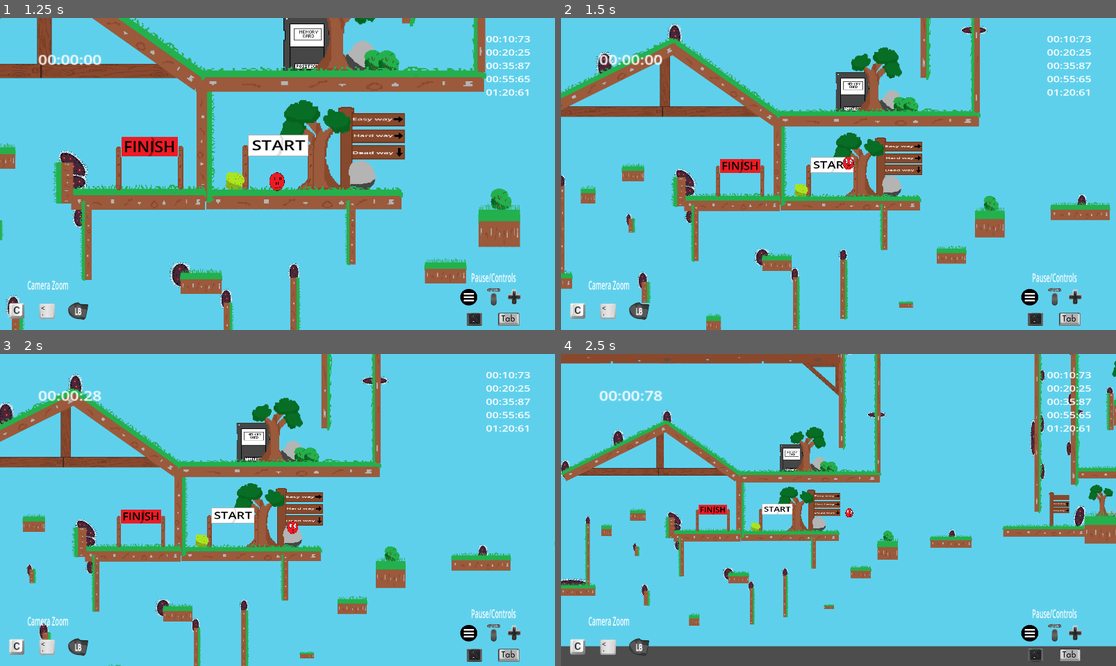
Above: before the commit, frames 1-4 (two rows, left to right).
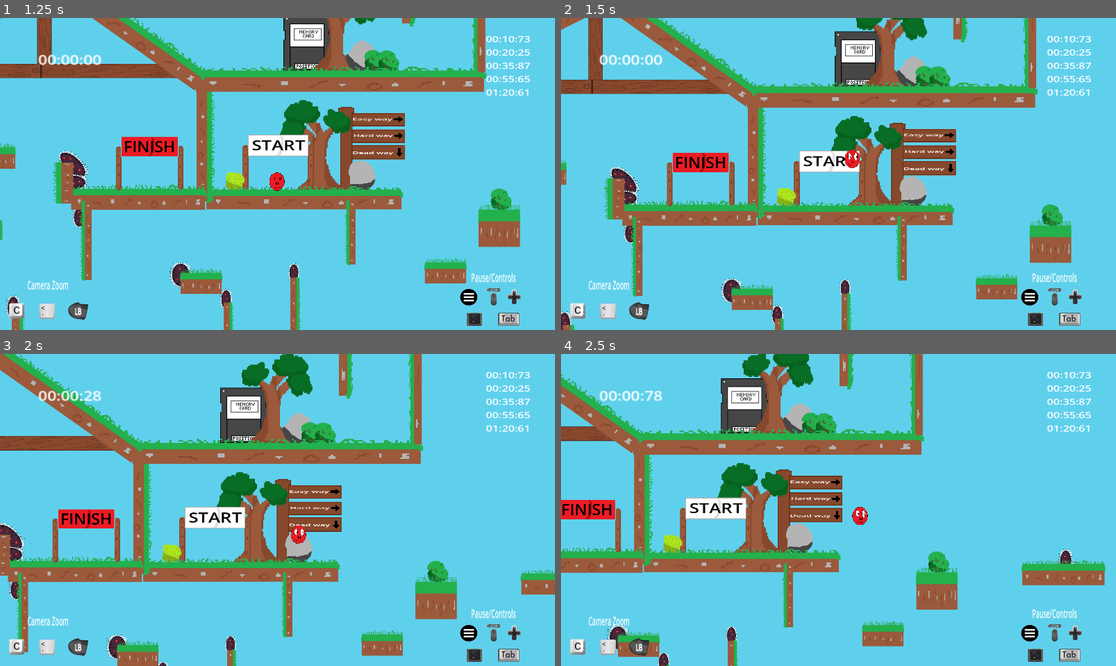
Above: after the commit, the same moments.

Repository: Mahnwe/TheBallThatWasUwU
Game: Godot game, scene res://Scenes/menu.tscn
The game is run twice, just before and just after one commit, with the same random seed, the same clock (stepped at 60 frames per second) and the same inputs. Sound files missing from this copy of the repository are replaced by a short silence.
Inputs (mouse positions are in pixels of both pictures, inside the frame that each line leads up to):
- Up to frame 1 (1.25 s): click "Level 1" at 0.5 s
- Up to frame 2 (1.5 s): tap Enter at 1.25 s; move the mouse to (960, 158) at 1.27 s; hold D (move_right) from 1.28 s (still down); hold Space (jump) from 1.28 s (still down); tap C (camera_dezoom) at 1.35 s; click (960, 158) at 1.42 s
- Up to frame 3 (2 s): keep holding D (move_right); keep holding Space (jump)
- Up to frame 4 (2.5 s): keep holding D (move_right); move the mouse to (727, 525) at 2.02 s; release Space (jump) at 2.03 s; tap Space (jump) at 2.1, 2.27 s; tap C (camera_dezoom) at 2.3 s

Frame 1 is identical in both runs. In frame 2, 34% of the frame differs, in the area x 0-99%, y 0-100%; in frame 3, 34%; in frame 4, 39%, in the area x 0-100%, y 0-100%.

Commit message:
Remove camera zoom feature, make movements smoother after wall jump

Diff:
--- a/Scripts/player.gd
+++ b/Scripts/player.gd
@@ -15,7 +15,6 @@
 
 var can_dash
 var have_dash_ability
-var is_camera_dezoom
 
 var can_double_jump
 var number_of_jumps
@@ -23,10 +22,9 @@
 var player_try_buffer_jump
 
 func _ready():
-	is_camera_dezoom = 0
+	pass
 
 func _physics_process(_delta):
-	handle_cam_dezoom()
 	check_for_player_movement()
 	if is_on_floor():
 		check_if_player_is_on_floor()
@@ -40,17 +38,6 @@
 		player_try_buffer_jump = true
 		get_tree().create_timer(0.1).timeout.connect(_on_jump_buffer_timer_timeout)
 
-
-func handle_cam_dezoom():
-	if Input.is_action_just_pressed("camera_dezoom") and is_camera_dezoom == 0:
-		$Camera2D.zoom = Vector2(1.0, 1.0)
-		is_camera_dezoom = 1
-	elif Input.is_action_just_pressed("camera_dezoom") and is_camera_dezoom == 1:
-		$Camera2D.zoom = Vector2(0.7, 0.7)
-		is_camera_dezoom = 2
-	elif Input.is_action_just_pressed("camera_dezoom") and is_camera_dezoom == 2:
-		$Camera2D.zoom = Vector2(1.4, 1.4)
-		is_camera_dezoom = 0
 
 func jump():
 	var random = RandomNumberGenerator.new()
@@ -145,7 +132,7 @@
 		if collinding_right_wall() and Input.is_action_just_pressed("jump"):
 			$JumpSound.play()
 			number_of_jumps += 1
-			velocity = Vector2(wall_pushback * wall_normal.x, jump_force)
+			velocity += Vector2(wall_pushback * wall_normal.x, jump_force)
 			move_and_slide()
 			$AnimatedSprite2D.animation = "jump"
 			$AnimatedSprite2D.flip_h = true
@@ -154,7 +141,7 @@
 		if colliding_left_wall() and Input.is_action_just_pressed("jump"):
 			$JumpSound.play()
 			number_of_jumps += 1
-			velocity = Vector2(wall_pushback * wall_normal.x, jump_force)
+			velocity += Vector2(wall_pushback * wall_normal.x, jump_force)
 			move_and_slide()
 			$AnimatedSprite2D.animation = "jump"
 			$AnimatedSprite2D.flip_h = false
Not shown, added: Scenes/pla2BD0.tmp
